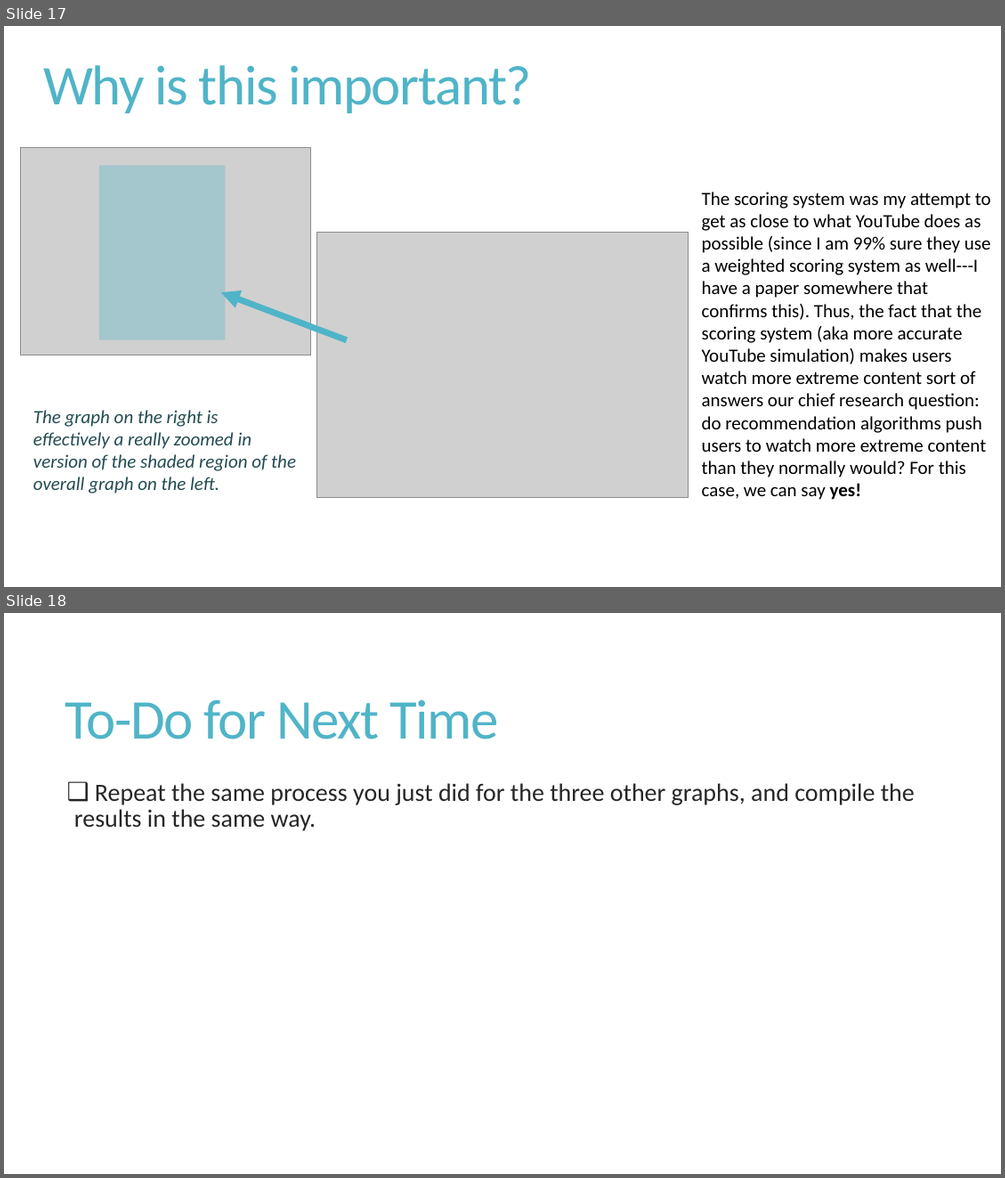
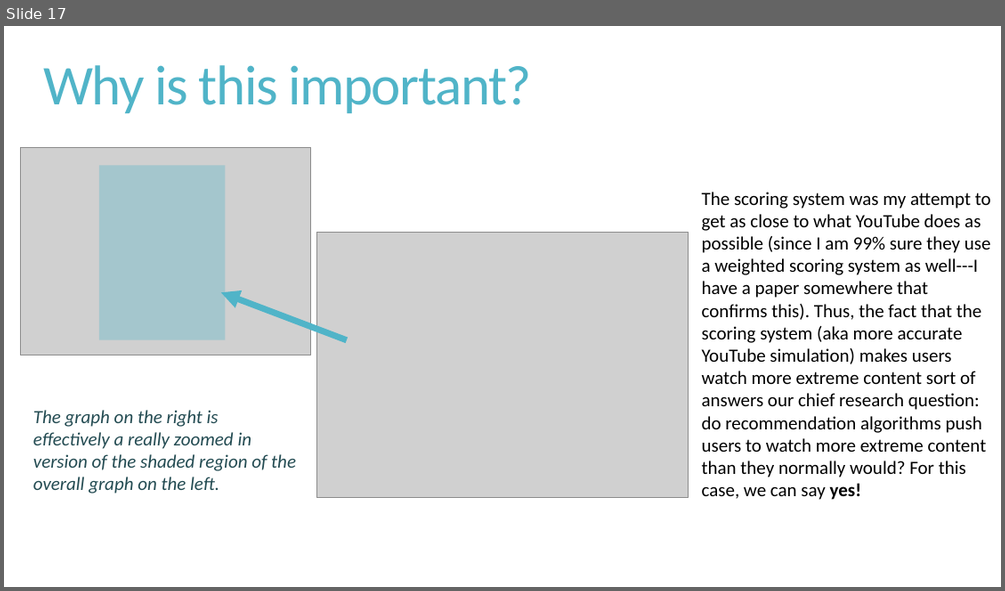
Before and after one commit to snyder-research-group/tools-of-justice, a slide deck: youtube simulation/Current Status of YouTube Simulation - 1-9-24.pptx. Shown one above the other, each under a label of ours: slides 17 and 18 before the commit, slide 17 after it. The pictures are 1005x1178 and 1005x591 pixels, drawn with LibreOffice and Linux fonts; fonts in the diff are those of the drawing; grey boxes stand for pictures. Boxes give left, top, right and bottom in pixels: in the first picture for what was removed or moved away, otherwise in the second. Text is boxed around its words. In the diff, an @@ line names an element or a change of style, - is before the commit and + after.

```diff
--- a/youtube simulation/Current Status of YouTube Simulation - 1-9-24.pptx
+++ b/youtube simulation/Current Status of YouTube Simulation - 1-9-24.pptx
@@ slide 18 removed at box(4, 613, 1001, 1174), background #FFFFFF @@
@@ title removed at box(65, 699, 499, 739) @@
-To-Do for Next Time
@@ text removed at box(74, 783, 914, 831) @@
-❑ Repeat the same process you just did for the three other graphs, and compile the results in the same way.
```
Also in this commit, not shown: 4 slides added.
